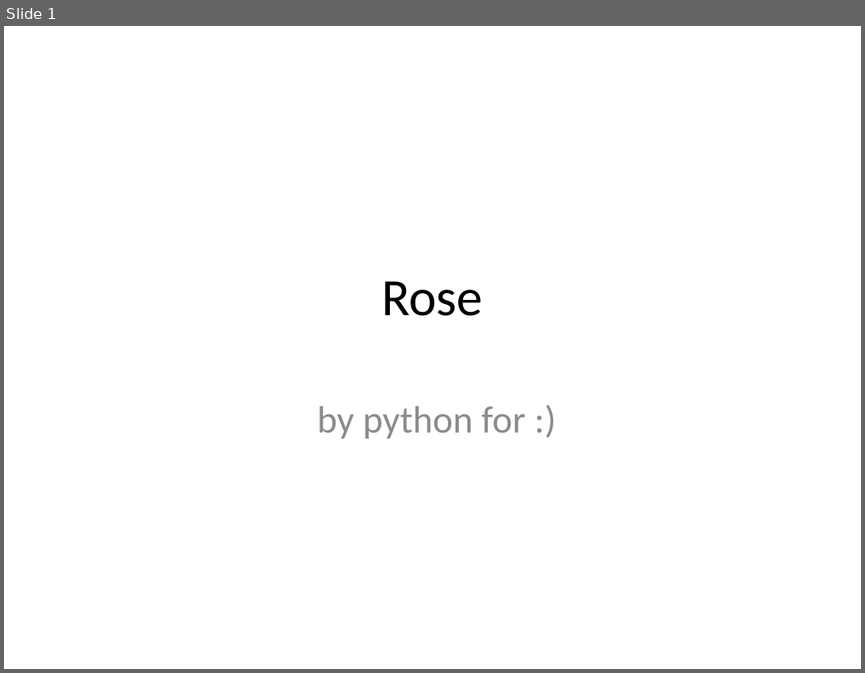
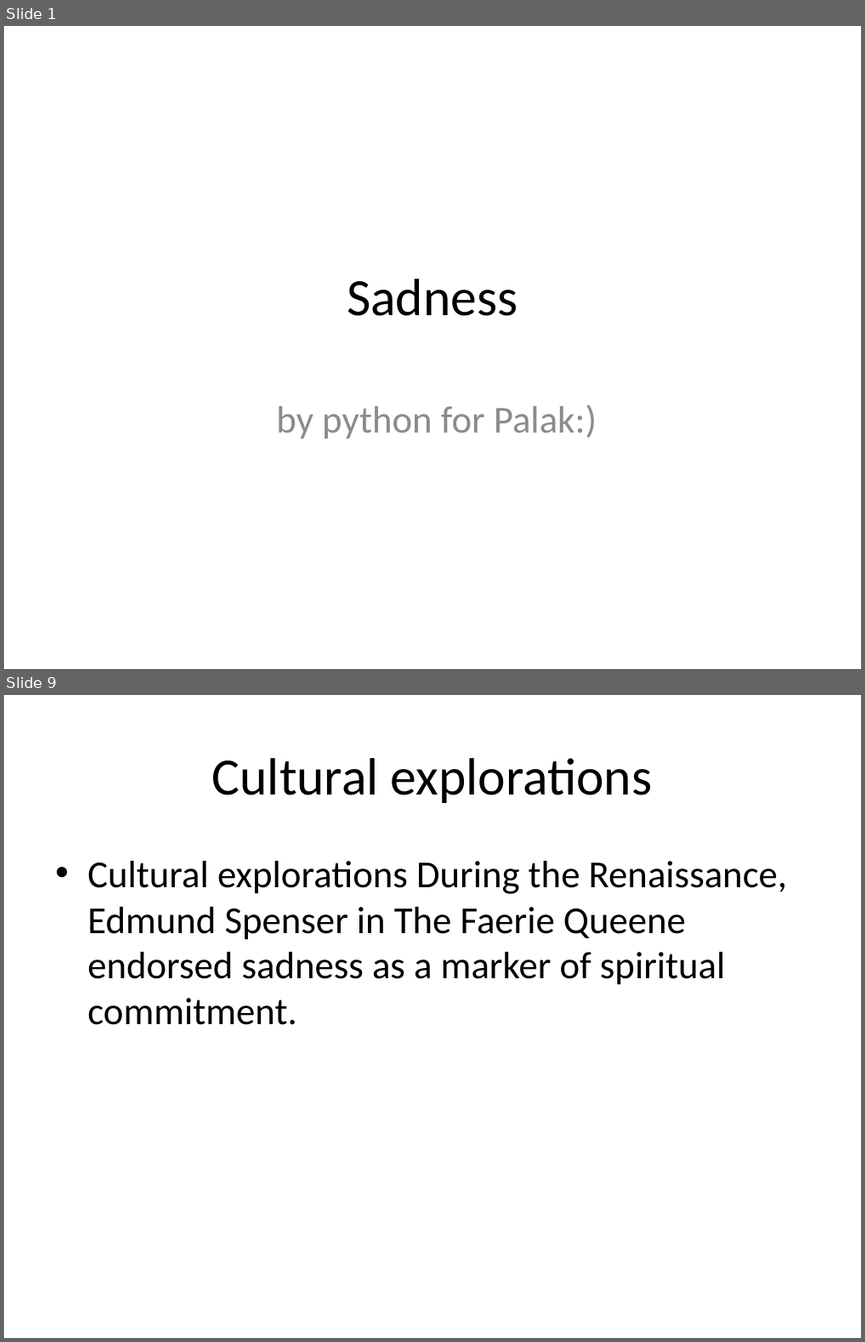
Before and after one commit to eppisai/Uplift---Smart-educational-Platform, a slide deck: AutoPPT-main/something.pptx. Shown one above the other, each under a label of ours: slide 1 before the commit, slides 1 and 9 after it; the slides between them are not shown. The pictures are 865x673 and 865x1342 pixels, drawn with LibreOffice and Linux fonts; fonts in the diff are those of the drawing. Boxes give left, top, right and bottom in pixels: in the first picture for what was removed or moved away, otherwise in the second. Text is boxed around its words. In the diff, an @@ line names an element or a change of style, - is before the commit and + after.

Commit message:
sad palak

```diff
--- a/AutoPPT-main/something.pptx
+++ b/AutoPPT-main/something.pptx
@@ slide 9 added at [4,695,861,1338], background #FFFFFF @@
@@ title added at [212,758,653,803], 44 pt, text #000000 @@
+Cultural explorations
@@ text added at [87,861,787,1025], 32 pt, text #000000 @@
+• Cultural explorations During the Renaissance, Edmund Spenser in The Faerie Queene endorsed sadness as a marker of spiritual commitment.
@@ slide 1 changed as well @@
@@ title at [347,278,517,316]: text changed @@
-Rose
+Sadness
@@ subtitle at [276,404,596,438]: text changed @@
-by python for :)
+by python for Palak:)
```
Also in this commit, not shown: 7 other slides added, 14 slides removed, 1 other file.
